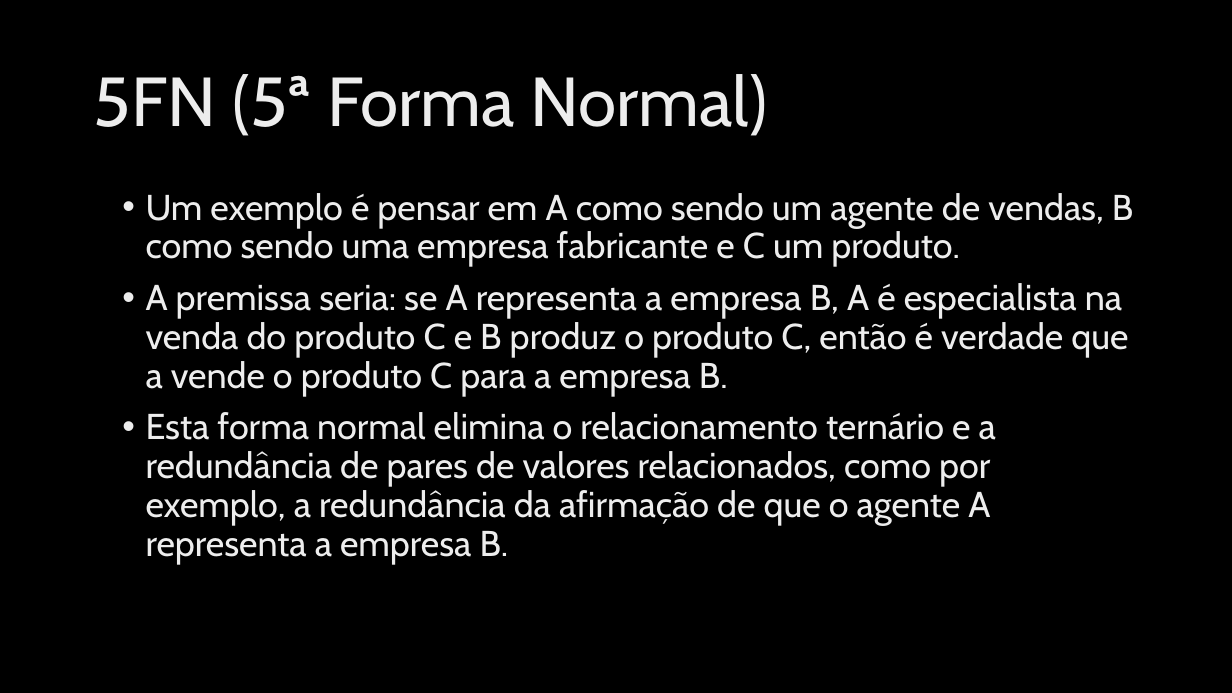
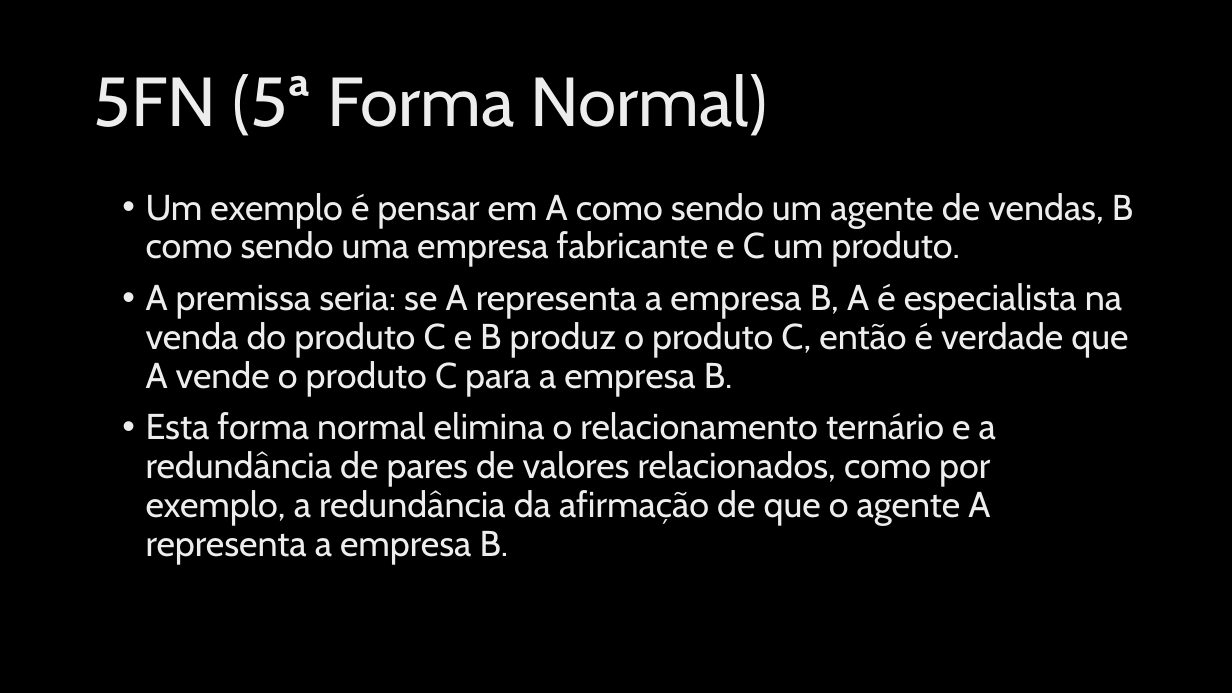
Before and after one commit to hangalo/cursobasededados, a slide deck: slide 17 of Normalização_FNBC_4FN_5FN_2020.ppt.pptx. Drawn at 1232x693 pixels with LibreOffice and Linux fonts; fonts in the diff are those of the drawing; background and template pictures are left out. Boxes give left, top, right and bottom in pixels: in the first picture for what was removed or moved away, otherwise in the second. Text is boxed around its words. In the diff, an @@ line names an element or a change of style, - is before the commit and + after.

```diff
--- a/Normalização_FNBC_4FN_5FN_2020.ppt.pptx
+++ b/Normalização_FNBC_4FN_5FN_2020.ppt.pptx
@@ text at <box>146,283,1128,397</box>: text changed @@
-• A premissa seria: se A representa a empresa B, A é especialista na venda do produto C e B produz o produto C, então é verdade que a vende o produto C para a empresa B.
+• A premissa seria: se A representa a empresa B, A é especialista na venda do produto C e B produz o produto C, então é verdade que A vende o produto C para a empresa B.
```
Also in this commit, not shown: 5 other slides changed.
